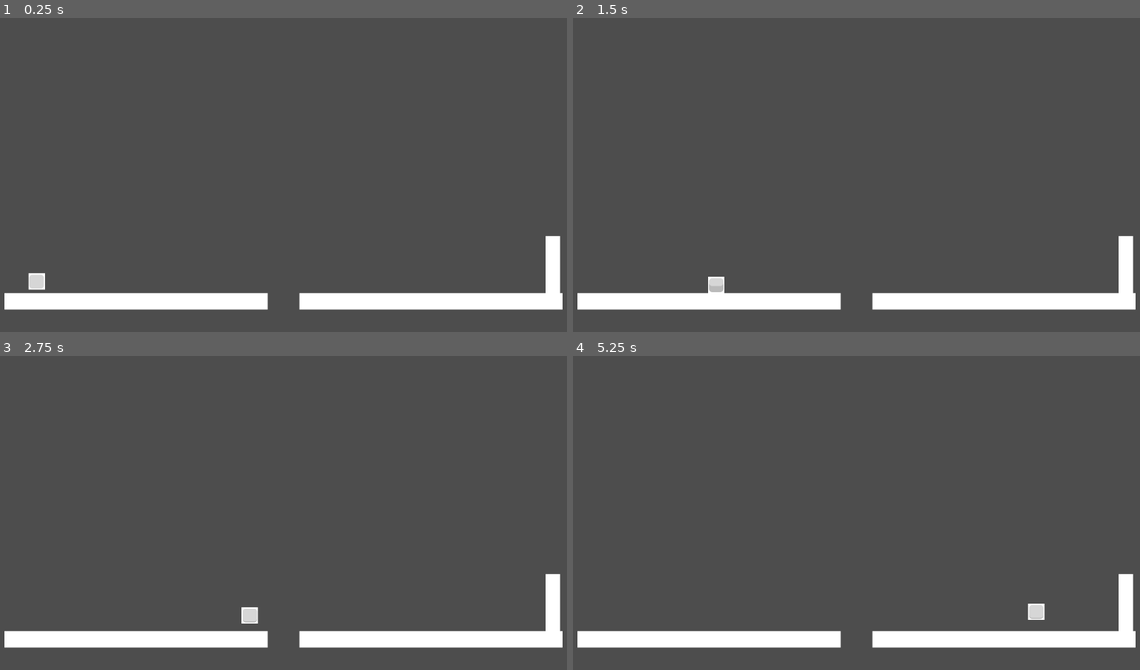
Above: before the commit, frames 1-4 (two rows, left to right).
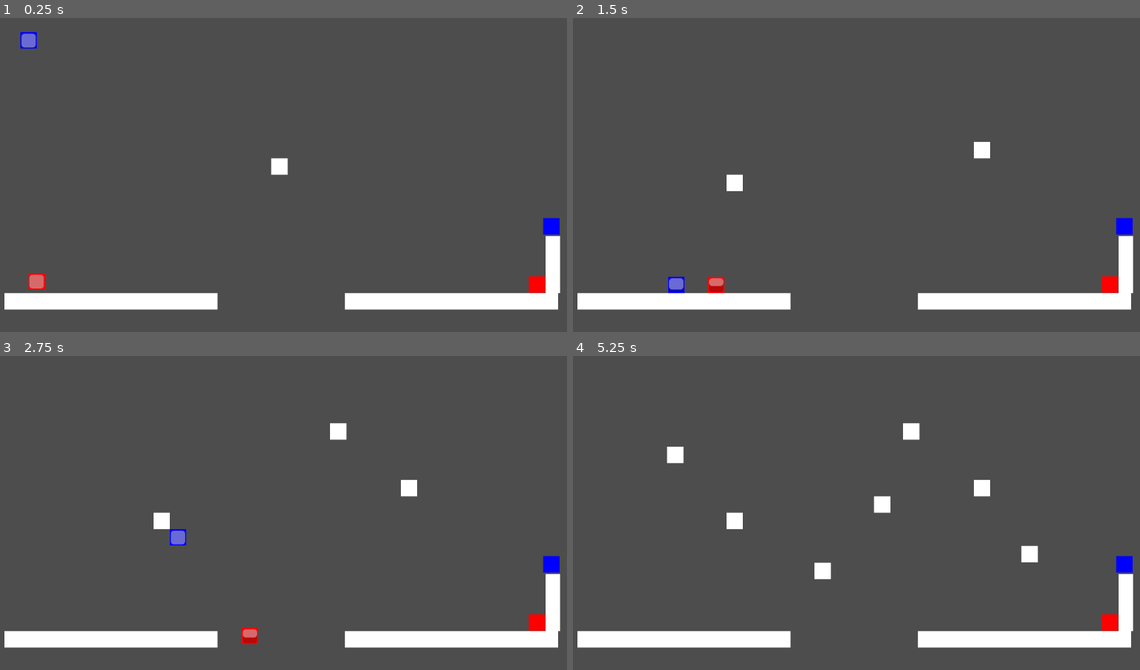
Above: after the commit, the same moments.

Repository: dmbsk/godot-wildjam-80
Game: Godot game, scene res://main.tscn
Same seed, same stepped clock (60 frames per second), same inputs: the game is played once before the commit and once after it.
Inputs (mouse positions are in pixels of both pictures, inside the frame that each line leads up to):
- Up to frame 1 (0.25 s): no input
- Up to frame 2 (1.5 s): move the mouse to (981, 149) at 0.52 s; click (981, 149) at 0.6 s; move the mouse to (731, 184) at 1.27 s; click (731, 184) at 1.35 s
- Up to frame 3 (2.75 s): move the mouse to (340, 431) at 2.02 s; click (340, 431) at 2.1 s
- Up to frame 4 (5.25 s): move the mouse to (822, 569) at 2.77 s; click (822, 569) at 2.85 s; move the mouse to (1026, 553) at 3.52 s; click (1026, 553) at 3.6 s; move the mouse to (675, 453) at 4.27 s; click (675, 453) at 4.35 s; move the mouse to (879, 503) at 5.02 s; click (879, 503) at 5.1 s

The runs differ from the first frame. In frame 1, 1.8% of the frame differs, in the area x 3-100%, y 4-93%; in frame 2, 1.9%; in frame 3, 2.1%; in frame 4, 2.6%, in the area x 16-100%, y 21-93%.

Commit message:
feat: finish point, collision, basic building

Diff:
--- /dev/null
+++ b/building/blocks/square_block.tscn
@@ -0,0 +1,14 @@
+[gd_scene load_steps=3 format=3 uid="uid://bqfkc5r6ygetg"]
+
+[ext_resource type="Texture2D" uid="uid://b4vgxi2j0cys5" path="res://sprites/plain_white.png" id="1_d5x4v"]
+
+[sub_resource type="RectangleShape2D" id="RectangleShape2D_18fil"]
+size = Vector2(32, 32)
+
+[node name="SquareBlock" type="StaticBody2D"]
+
+[node name="PlainWhite" type="Sprite2D" parent="."]
+texture = ExtResource("1_d5x4v")
+
+[node name="CollisionShape2D" type="CollisionShape2D" parent="."]
+shape = SubResource("RectangleShape2D_18fil")
--- /dev/null
+++ b/building/building.component.gd
@@ -0,0 +1,22 @@
+extends Node2D
+
+class_name BuildingComponent
+
+@export var build_block_scene: PackedScene;
+
+@onready var build_cursor: Sprite2D = %BuildCursor
+
+func _ready():
+	position = Vector2.ZERO
+
+func _input(event):
+	build_cursor.position = get_global_mouse_position()
+
+	if(event.is_action("build_place")):
+		print("placing block")
+		place_build(get_global_mouse_position())
+
+func place_build(pos: Vector2):
+	var new_block: Node2D = build_block_scene.instantiate()
+	new_block.position = pos
+	add_child(new_block)
--- /dev/null
+++ b/building/building.component.tscn
@@ -0,0 +1,11 @@
+[gd_scene load_steps=3 format=3 uid="uid://cyh2sqfgubwvn"]
+
+[ext_resource type="Texture2D" uid="uid://b4vgxi2j0cys5" path="res://sprites/plain_white.png" id="1_auutr"]
+[ext_resource type="Script" uid="uid://cvwjr2jsflwxe" path="res://building/building.component.gd" id="2_x2sui"]
+
+[node name="Node2D" type="Node2D"]
+script = ExtResource("2_x2sui")
+
+[node name="BuildCursor" type="Sprite2D" parent="."]
+unique_name_in_owner = true
+texture = ExtResource("1_auutr")
--- a/finish-point/finish_point.base.gd
+++ b/finish-point/finish_point.base.gd
@@ -2,14 +2,34 @@
 
 @export var exit_for: FlamingoResource
 
+@export var seconds_in_exit: float = 3;
+
+@onready var timer = %Timer
+@onready var sprite = %Sprite
+
+var flamingo: FlamingoCharacter
+
 func _ready():
-    area_exited.connect(handle_area_exit)
-    area_entered.connect(handle_area_enter)
+	exit_for.set_collision(self)
+	exit_for.set_color(sprite)
+	body_entered.connect(handle_body_enter)
+	body_exited.connect(handle_body_exit)
 
-func handle_area_exit(area: Area2D):
-    print("something exited", area)
-    pass
+	timer.autostart = false
+	timer.timeout.connect(handle_timeout)
 
-func handle_area_enter(area: Area2D):
-    print("something entered", area)
-    pass
+func handle_body_exit(body: Node2D):
+	if(body is FlamingoCharacter):
+		timer.stop();
+		body.exited_finish_zone.emit()
+		var flamingo = null;
+
+func handle_body_enter(body: Node2D):
+	if(body is FlamingoCharacter):
+		timer.start(seconds_in_exit);
+		body.entered_finish_zone.emit()
+		flamingo = body;
+
+func handle_timeout():
+	if(flamingo):
+		flamingo.stayed_in_finish_zone.emit()
--- a/finish-point/finish_point.base.tscn
+++ b/finish-point/finish_point.base.tscn
@@ -1,18 +1,26 @@
-[gd_scene load_steps=5 format=3 uid="uid://bbug08yxwckqs"]
+[gd_scene load_steps=4 format=3 uid="uid://bbug08yxwckqs"]
 
 [ext_resource type="Script" uid="uid://6co6hco2qbaq" path="res://finish-point/finish_point.base.gd" id="1_0kkjl"]
 [ext_resource type="Texture2D" uid="uid://b4vgxi2j0cys5" path="res://sprites/plain_white.png" id="2_1mtym"]
-[ext_resource type="Resource" uid="uid://dsrbb4psuo0u1" path="res://flamingo/red/flamingo-red.resource.tres" id="2_12aa2"]
 
 [sub_resource type="RectangleShape2D" id="RectangleShape2D_o8m1w"]
 size = Vector2(32, 32)
 
 [node name="FinishPoint" type="Area2D"]
+collision_layer = 0
+collision_mask = 0
 script = ExtResource("1_0kkjl")
-exit_for = ExtResource("2_12aa2")
 
 [node name="CollisionShape2D" type="CollisionShape2D" parent="."]
 shape = SubResource("RectangleShape2D_o8m1w")
 
-[node name="PlainWhite" type="Sprite2D" parent="."]
+[node name="Sprite" type="Sprite2D" parent="."]
+unique_name_in_owner = true
+modulate = Color(1, 1, 1, 0.196078)
 texture = ExtResource("2_1mtym")
+
+[node name="Timer" type="Timer" parent="."]
+unique_name_in_owner = true
+
+[connection signal="area_entered" from="." to="." method="_on_area_entered"]
+[connection signal="area_exited" from="." to="." method="_on_area_exited"]
--- a/flamingo/flamingo-groups.resource.gd
+++ /dev/null
@@ -1,21 +0,0 @@
-extends Resource
-
-class_name FlamingoType
-
-enum Type {
-    RED,
-    BLUE,
-    GREEN
-}
-
-enum CollisionLayer {
-    FIRST = 9,
-    SECOND = 10,
-    THIRD = 11
-}
-
-enum CollisionMask {
-    RED = 9,
-    GREEN = 10,
-    BLUE = 11
-}
--- /dev/null
+++ b/flamingo/flamingo-type.gd
@@ -0,0 +1,27 @@
+extends Node2D
+
+class_name FlamingoType
+
+enum TYPE {
+	RED,
+	BLUE,
+	GREEN
+}
+
+var COLLISION_GROUP = {
+	TYPE.RED: 9,
+	TYPE.BLUE: 10,
+	TYPE.GREEN: 11
+}
+
+func getCollisionGroup(type: TYPE):
+	return COLLISION_GROUP.get(type)
+
+var TYPE_COLOR = {
+	TYPE.RED: Color.RED,
+	TYPE.BLUE: Color.BLUE,
+	TYPE.GREEN: Color.GREEN
+}
+
+func getCollisionColor(type: TYPE) -> Color:
+	return TYPE_COLOR.get(type)
--- a/flamingo/flamingo.base.gd
+++ b/flamingo/flamingo.base.gd
@@ -1,6 +1,11 @@
 extends CharacterBody2D
 
+class_name FlamingoCharacter
+
+@export var flamingo_resource: FlamingoResource
+
 @export var jump_interval: float = 0.33;
+
 @export var jump_height: float = 200;
 @export var speed: float = 10000;
 
@@ -8,37 +13,61 @@
 
 @onready var jump_timer: Timer = %JumpTimer
 @onready var jump_progress: ProgressBar = %JumpProgress
+@onready var sprite: Sprite2D = %Sprite
 
 var can_jump: bool = false
+var is_in_exit: bool = false
+
+signal entered_finish_zone
+signal exited_finish_zone
+signal stayed_in_finish_zone
 
 func _ready() -> void:
-    jump_timer.start(jump_interval)
-    jump_timer.timeout.connect(handle_jump_timeout)
+	flamingo_resource.set_collision(self)
+	flamingo_resource.set_color(sprite)
+	jump_timer.start(jump_interval)
+	jump_timer.timeout.connect(handle_jump_timeout)
 
-    jump_progress.max_value = jump_interval
+	entered_finish_zone.connect(handle_enter_finish_zone)
+	exited_finish_zone.connect(handle_exit_finish_zone)
+	stayed_in_finish_zone.connect(handle_stayed_in_finish_zone)
+
+	jump_progress.max_value = jump_interval
 
 func start_stop_timer() -> void:
-    if(is_on_floor()):
-        jump_timer.paused = false
-        return
+	if(is_in_exit):
+		jump_timer.paused = true
+		return
 
-    jump_timer.paused = true
+	if(is_on_floor()):
+		jump_timer.paused = false
+		return
+
+	jump_timer.paused = true
 
 func _physics_process(delta: float) -> void:
-    start_stop_timer()
-    velocity.y += delta * gravity;
-    velocity.x = delta * speed;
+	start_stop_timer()
+	velocity.y += delta * gravity;
+	velocity.x = delta * speed;
 
-    if(can_jump):
-        jump(delta);
+	if(can_jump):
+		jump(delta);
 
-    jump_progress.value = jump_timer.time_left
-    print(jump_progress.value)
-    move_and_slide()
+	jump_progress.value = jump_timer.time_left
+	move_and_slide()
 
 func handle_jump_timeout():
-    can_jump = true
+	can_jump = true
 
 func jump(_delta: float):
-    velocity.y = -jump_height;
-    can_jump = false;
+	velocity.y = -jump_height;
+	can_jump = false;
+
+func handle_enter_finish_zone():
+	is_in_exit = true
+
+func handle_exit_finish_zone():
+	is_in_exit = false
+
+func handle_stayed_in_finish_zone():
+	queue_free()
--- a/flamingo/flamingo.base.tscn
+++ b/flamingo/flamingo.base.tscn
@@ -9,7 +9,8 @@
 [node name="Flamingo" type="CharacterBody2D"]
 script = ExtResource("1_82hxm")
 
-[node name="PlainWhite" type="Sprite2D" parent="."]
+[node name="Sprite" type="Sprite2D" parent="."]
+unique_name_in_owner = true
 texture = ExtResource("2_vaaeg")
 
 [node name="CollisionShape2D" type="CollisionShape2D" parent="."]
--- a/flamingo/flamingo.resource.gd
+++ b/flamingo/flamingo.resource.gd
@@ -2,8 +2,12 @@
 
 class_name FlamingoResource
 
-@export var flamingoType: FlamingoType.Type = FlamingoType.Type.RED
+@export var type: GlobalFlamingoType.TYPE = GlobalFlamingoType.TYPE.RED
 
-func set_collisions(collision_object: CollisionObject2D):
-    collision_object.collision_layer = FlamingoType.CollisionLayer[FlamingoType.Type.keys()[flamingoType]]
-    pass
+func set_collision(collision_object: CollisionObject2D):
+	var coll: int = GlobalFlamingoType.COLLISION_GROUP.get(type)
+	collision_object.set_collision_layer_value(coll, 1)
+	collision_object.set_collision_mask_value(coll, 1)
+
+func set_color(sprite: Sprite2D):
+	sprite.modulate = GlobalFlamingoType.getCollisionColor(type)
--- a/flamingo/red/flamingo-blue.resource.tres
+++ /dev/null
@@ -1,8 +0,0 @@
-[gd_resource type="Resource" script_class="FlamingoResource" load_steps=2 format=3 uid="uid://dw8rgt5hamdji"]
-
-[ext_resource type="Script" uid="uid://cfuvaturhrjhy" path="res://flamingo/flamingo.resource.gd" id="1_oh5or"]
-
-[resource]
-script = ExtResource("1_oh5or")
-flamingoType = 1
-metadata/_custom_type_script = "uid://cfuvaturhrjhy"
--- a/flamingo/red/flamingo-green.resource.tres
+++ /dev/null
@@ -1,8 +0,0 @@
-[gd_resource type="Resource" script_class="FlamingoResource" load_steps=2 format=3 uid="uid://baaevuk7rqrlg"]
-
-[ext_resource type="Script" uid="uid://cfuvaturhrjhy" path="res://flamingo/flamingo.resource.gd" id="1_uoi0l"]
-
-[resource]
-script = ExtResource("1_uoi0l")
-flamingoType = 1
-metadata/_custom_type_script = "uid://cfuvaturhrjhy"
--- a/flamingo/red/flamingo-red.resource.tres
+++ /dev/null
@@ -1,8 +0,0 @@
-[gd_resource type="Resource" script_class="FlamingoResource" load_steps=2 format=3 uid="uid://dsrbb4psuo0u1"]
-
-[ext_resource type="Script" uid="uid://cfuvaturhrjhy" path="res://flamingo/flamingo.resource.gd" id="1_a2uqr"]
-
-[resource]
-script = ExtResource("1_a2uqr")
-flamingoType = 2
-metadata/_custom_type_script = "uid://cfuvaturhrjhy"
--- a/main.tscn
+++ b/main.tscn
@@ -1,7 +1,31 @@
-[gd_scene load_steps=5 format=3 uid="uid://gic1tqrtvdwo"]
+[gd_scene load_steps=13 format=3 uid="uid://gic1tqrtvdwo"]
 
 [ext_resource type="Texture2D" uid="uid://b4vgxi2j0cys5" path="res://sprites/plain_white.png" id="1_ig7tw"]
 [ext_resource type="PackedScene" uid="uid://bakeyxvr44mcd" path="res://flamingo/flamingo.base.tscn" id="2_0xm2m"]
+[ext_resource type="PackedScene" uid="uid://bbug08yxwckqs" path="res://finish-point/finish_point.base.tscn" id="3_h2yge"]
+[ext_resource type="Script" uid="uid://cfuvaturhrjhy" path="res://flamingo/flamingo.resource.gd" id="4_1bvp3"]
+[ext_resource type="PackedScene" uid="uid://cyh2sqfgubwvn" path="res://building/building.component.tscn" id="5_lquwl"]
+[ext_resource type="PackedScene" uid="uid://bqfkc5r6ygetg" path="res://building/blocks/square_block.tscn" id="6_7mycd"]
+
+[sub_resource type="Resource" id="Resource_lquwl"]
+script = ExtResource("4_1bvp3")
+type = 0
+metadata/_custom_type_script = "uid://cfuvaturhrjhy"
+
+[sub_resource type="Resource" id="Resource_7mycd"]
+script = ExtResource("4_1bvp3")
+type = 1
+metadata/_custom_type_script = "uid://cfuvaturhrjhy"
+
+[sub_resource type="Resource" id="Resource_1bvp3"]
+script = ExtResource("4_1bvp3")
+type = 0
+metadata/_custom_type_script = "uid://cfuvaturhrjhy"
+
+[sub_resource type="Resource" id="Resource_272bh"]
+script = ExtResource("4_1bvp3")
+type = 1
+metadata/_custom_type_script = "uid://cfuvaturhrjhy"
 
 [sub_resource type="RectangleShape2D" id="RectangleShape2D_0xm2m"]
 size = Vector2(32, 32)
@@ -13,12 +37,28 @@
 
 [node name="Camera2D" type="Camera2D" parent="."]
 
+[node name="FinishPoint" parent="." instance=ExtResource("3_h2yge")]
+position = Vector2(503, 231)
+exit_for = SubResource("Resource_lquwl")
+
+[node name="FinishPoint2" parent="." instance=ExtResource("3_h2yge")]
+position = Vector2(531, 117)
+exit_for = SubResource("Resource_7mycd")
+
 [node name="Flamingo" parent="." instance=ExtResource("2_0xm2m")]
 position = Vector2(-516, 205)
+flamingo_resource = SubResource("Resource_1bvp3")
+
+[node name="Flamingo2" parent="." instance=ExtResource("2_0xm2m")]
+position = Vector2(-519, -267)
+flamingo_resource = SubResource("Resource_272bh")
+jump_interval = 1.0
+jump_height = 500.0
+speed = 7000.0
 
 [node name="PlainWhite" type="StaticBody2D" parent="."]
-position = Vector2(-280, 264)
-scale = Vector2(16.0532, 1)
+position = Vector2(-329, 264)
+scale = Vector2(13, 1)
 
 [node name="PlainWhite2" type="Sprite2D" parent="PlainWhite"]
 texture = ExtResource("1_ig7tw")
@@ -27,8 +67,8 @@
 shape = SubResource("RectangleShape2D_0xm2m")
 
 [node name="PlainWhite2" type="StaticBody2D" parent="."]
-position = Vector2(296, 264)
-scale = Vector2(16.0532, 1)
+position = Vector2(336, 264)
+scale = Vector2(13, 1)
 
 [node name="PlainWhite2" type="Sprite2D" parent="PlainWhite2"]
 texture = ExtResource("1_ig7tw")
@@ -48,3 +88,7 @@
 [node name="CollisionShape2D" type="CollisionShape2D" parent="PlainWhite3"]
 position = Vector2(14.3406, 48)
 shape = SubResource("RectangleShape2D_h2yge")
+
+[node name="Building" parent="." instance=ExtResource("5_lquwl")]
+position = Vector2(2, -350)
+build_block_scene = ExtResource("6_7mycd")
--- a/project.godot
+++ b/project.godot
@@ -14,3 +14,15 @@
 run/main_scene="uid://gic1tqrtvdwo"
 config/features=PackedStringArray("4.4", "Forward Plus")
 config/icon="res://icon.svg"
+
+[autoload]
+
+GlobalFlamingoType="*res://flamingo/flamingo-type.gd"
+
+[input]
+
+build_place={
+"deadzone": 0.2,
+"events": [Object(InputEventMouseButton,"resource_local_to_scene":false,"resource_name":"","device":-1,"window_id":0,"alt_pressed":false,"shift_pressed":false,"ctrl_pressed":false,"meta_pressed":false,"button_mask":0,"position":Vector2(0, 0),"global_position":Vector2(0, 0),"factor":1.0,"button_index":1,"canceled":false,"pressed":false,"double_click":false,"script":null)
+]
+}
Not shown, added: building/building.component.gd.uid
Renamed: flamingo/flamingo-groups.resource.gd.uid -> flamingo/flamingo-type.gd.uid
